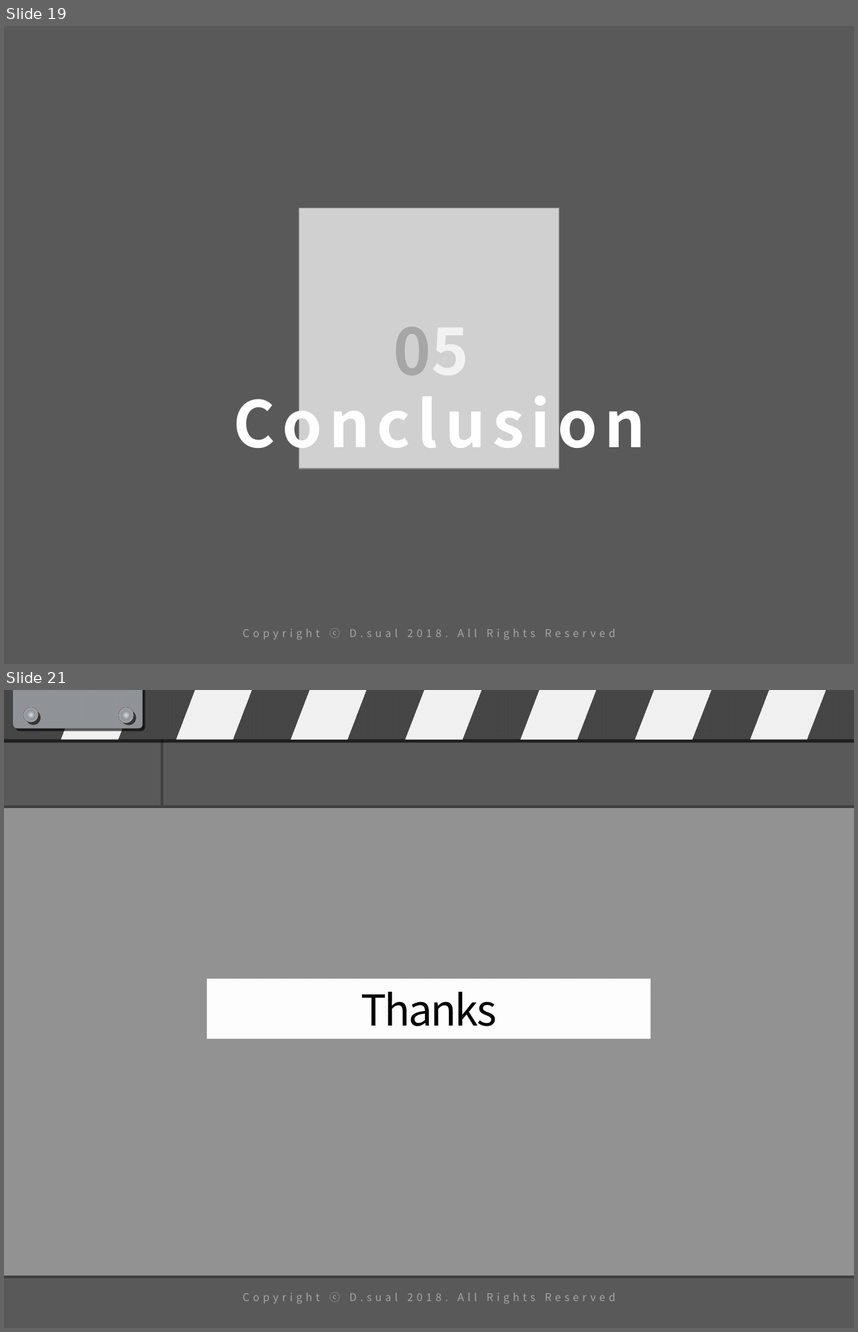
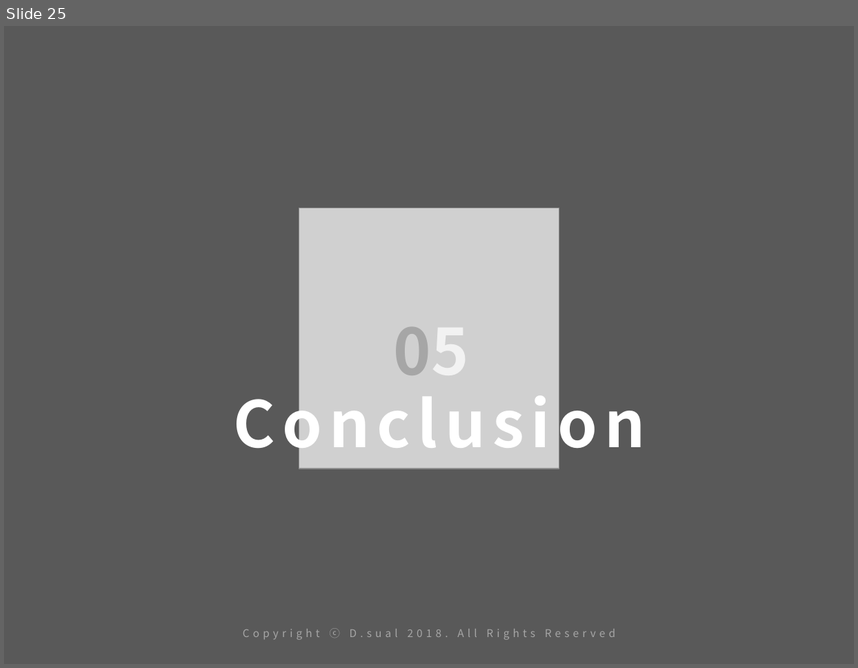
Before and after one commit to asmath472/21SRproject, a slide deck: R final presentation.pptx. Shown one above the other, each under a label of ours: slides 19 and 21 before the commit, slide 25 after it; the slides between them are not shown. The pictures are 858x1332 and 858x668 pixels, drawn with LibreOffice and Linux fonts; fonts in the diff are those of the drawing; grey boxes stand for pictures. Boxes give left, top, right and bottom in pixels: in the first picture for what was removed or moved away, otherwise in the second. Text is boxed around its words. In the diff, an @@ line names an element or a change of style, - is before the commit and + after.

```diff
--- a/R final presentation.pptx
+++ b/R final presentation.pptx
@@ slide 21 removed at (4,690,854,1328), background #595959; not listed: 1 template element that a slide beside it also shows @@
@@ rectangle removed at (4,690,854,739) @@
@@ rounded rectangle removed at (14,690,143,728) @@
@@ ellipse removed at (23,708,38,722) @@
@@ parallelogram removed at (61,690,142,739) @@
@@ ellipse removed at (119,708,133,722) @@
@@ parallelogram removed at (176,690,257,739) @@
@@ parallelogram removed at (290,690,371,739) @@
@@ parallelogram removed at (406,690,486,739) @@
@@ parallelogram removed at (520,690,601,739) @@
@@ parallelogram removed at (635,690,715,739) @@
@@ parallelogram removed at (749,690,831,739) @@
@@ line removed from (162, 739) to (162, 807) @@
@@ rounded rectangle removed at (4,807,854,1276) @@
@@ line removed from (4, 807) to (854, 807) @@
@@ rectangle removed at (207,979,651,1039) @@
-Thanks
@@ line removed from (4, 1276) to (854, 1276) @@
@@ what was slide 19 is now slide 25 @@
```
Also in this commit, not shown: 13 slides changed, 8 slides added, 1 other slide removed.
